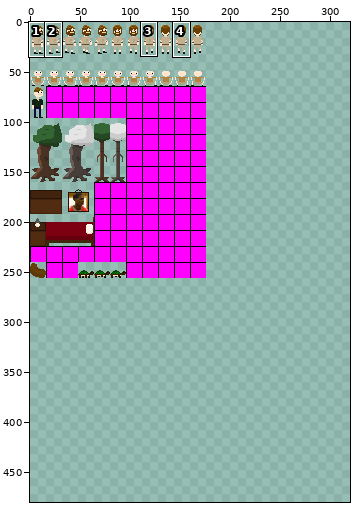
Sprite sheet: ToadEngine/res/images/ss_entity.png. The first picture is a wide view before the edit; the outline marks the close-up.
Close-up. The starting point:
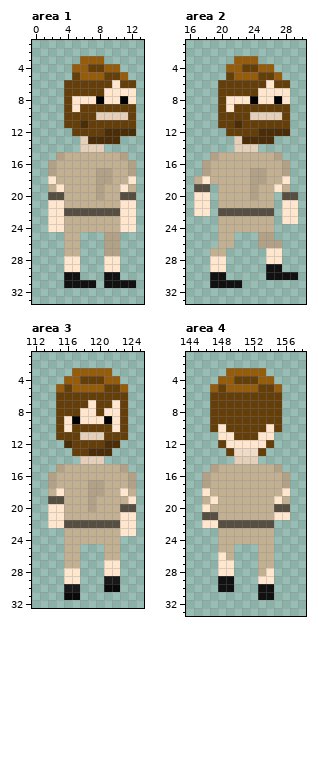
The file is 176x256 pixels. Colours within 5 levels of each other are drawn and written as one. Shown: area 1: x 0..13, y 1..33; area 2: x 16..30, y 1..33; area 3: x 112..125, y 1..32; area 4: x 144..158, y 1..33. The old version is drawn lined up with the new one, on the new canvas. The commit also changed other parts of the picture, which this record leaves out.
Now the later version:
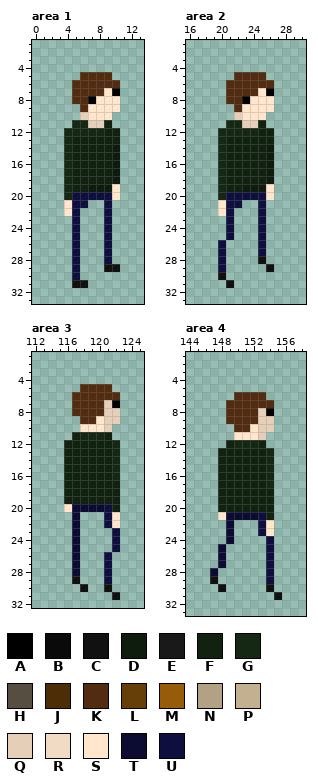
Palette (. is transparent): A #000000  B #0a0a0a  C #111111  D #0e1c0e  E #191919  F #112211  G #142814  H #564e41  J #4c2d05  K #522c10  L #663e07  M #965c0a  N #b2a185  P #c3b091  Q #e5cfb9  R #f2dbc4  S #ffe6cc  T #0c0c33  U #0f0f3f
Changes in this commit:
canvas 176x256 -> 320x480
Changed rows in their new state; - is an unchanged pixel.
Area 1:
first column x 2:
 3 ----...----
 4 ---......--
 5 ---.KKKK..-
 6 --.KKKKKK..
 7 --.KKKK-A..
 8 --.KKAS--..
 9 --..KSSSS..
10 --..QSSS...
11 --.GGQQF...
12 --GGGGGFF..
13 --GFFFFFF--
14 --GFFFFFD--
15 -.GFFFFFD.-
16 ..GFFFFFD..
17 ..GFFFFFD..
18 ..GFFFFFD..
19 ..GFFDDDS..
20 ..GUUUUUS..
21 ..SUU..U...
22 ..SU...U...
23 ...U...U...
24 ...U...U...
25 --.U---U.--
26 --.U---U.--
27 --.U---U.--
28 --.U---U.--
29 --.U---CC--
30 --.U---..--
31 --.--.-....
Area 2:
first column x 17:
 3 -----...-----
 4 ----......---
 5 ----.KKKK..--
 6 ---.KKKKKK..-
 7 ---.KKKK-A..-
 8 ---.KKAS--..-
 9 ---..KSSSS..-
10 ---..QSSS...-
11 ---.GGQQF...-
12 ---GGGGGFF..-
13 ---GFFFFFF---
14 ---GFFFFFD---
15 --.GFFFFFD.--
16 -..GFFFFFD..-
17 -..GFFFFFD..-
18 ...GFFFFFD..-
19 ..-GFFDDDS..-
20 ..-GUUUUUS-..
21 ..-SUU..U.-..
22 ..-SU...U.-..
23 ---.U...U.-..
24 ---.U...U.---
25 ---.U---U.---
26 ---U.---U..--
27 --.U----U..--
28 --.U----C..--
29 --.U------.--
30 --.------....
31 --..-.-------
Area 3:
first column x 114:
 3 ---.....---
 4 --.......--
 5 -...KKKK..-
 6 -..KKKKKK.-
 7 -..KKKKQA.-
 8 -..KKKKQQ.-
 9 -...KK-QQ.-
10 -...SSSQ..-
11 -..FGGGF..-
12 --FFFFFFG--
13 --FFFFFFG--
14 --FFFFFFG--
15 -.FFFFFFG.-
16 ..FFFFFFG..
17 ..FFFFFFF..
18 ..FFFFFFF..
19 ..FFFFFFF..
20 ..STTTTUF..
21 ...T...US..
22 ...T...US..
23 --.T....U..
24 --.T....U--
25 --.T---.U--
26 --.T---U.--
27 --.T---U.--
28 --.T---U.--
29 --.C---U.--
30 --..C--C.--
31 --..----C--
Area 4:
first column x 146:
 3 ---.....---
 4 --.......--
 5 -.........-
 6 -...KKKK..-
 7 -..KKKKKK.-
 8 -..KKKKQA.-
 9 -..KKKKQQ.-
10 -...KKSQQ.-
11 --..SSSQ.--
12 --.FGGGF.--
13 --FFFFFFG--
14 --FFFFFFG--
15 -.FFFFFFG.-
16 ..FFFFFFG..
17 ..FFFFFFG..
18 ..FFFFFFF..
19 ..FFFFFFF..
20 ..FFFFFFF..
21 ..STTTTUF..
22 ...T...US--
23 --.T...US--
24 --.T....U--
25 --T.---.U--
26 --T.---.U--
27 --T.---.U--
28 -T..---.U--
29 -C..---.U--
30 ---.---.---
31 -------..C-
Changed places in both close-ups, as pixel boxes (x1, y1, x2, y2):
changed: (48, 56, 136, 288)
changed: (194, 56, 298, 288)
changed: (48, 368, 136, 600)
changed: (202, 368, 290, 600)
